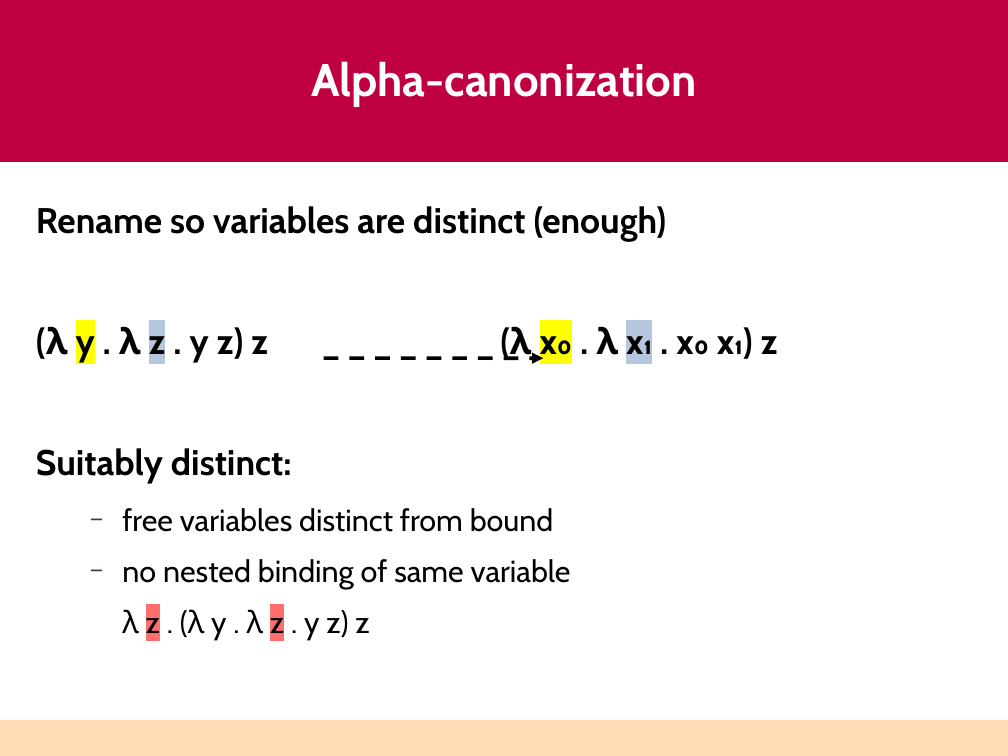
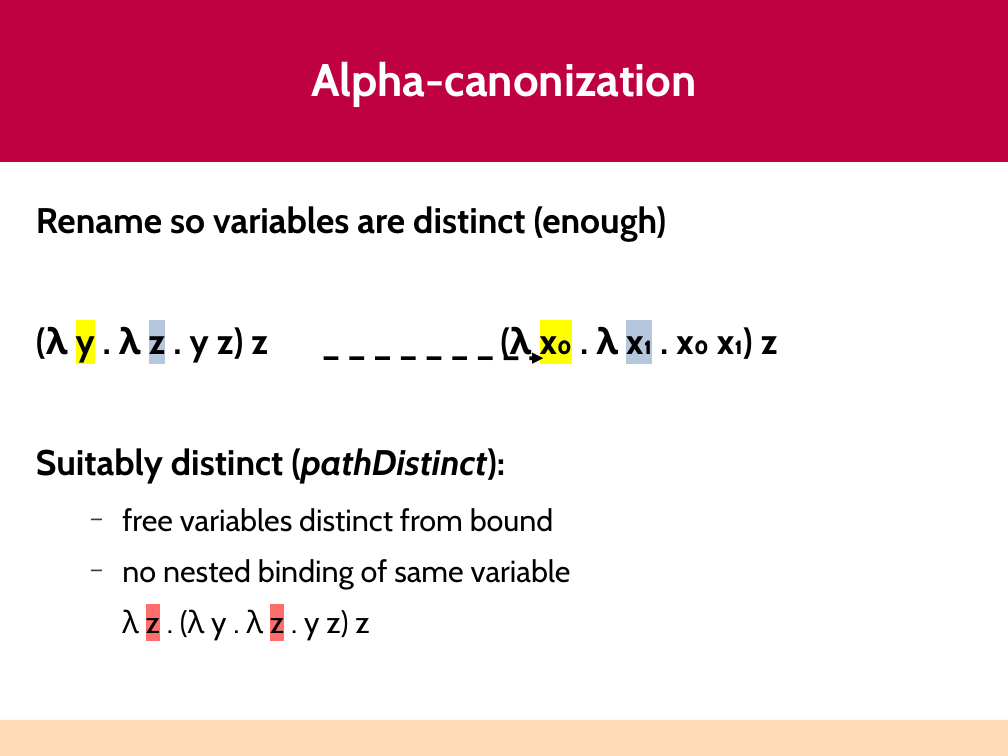
Before and after one commit to astump/explicit-alpha, a slide deck: slide 21 of talks/haskell-2026-lightning-talk/aaron-stump-haskell-2026.odp. Drawn at 1008x756 pixels with LibreOffice and Linux fonts; fonts in the diff are those of the drawing. Boxes give left, top, right and bottom in pixels: in the first picture for what was removed or moved away, otherwise in the second. Text is boxed around its words. In the diff, an @@ line names an element or a change of style, - is before the commit and + after.

```diff
--- a/talks/haskell-2026-lightning-talk/aaron-stump-haskell-2026.odp
+++ b/talks/haskell-2026-lightning-talk/aaron-stump-haskell-2026.odp
@@ text at (36,448,505,484): text changed @@
-Suitably distinct:
+Suitably distinct (pathDistinct):
```
Also in this commit, not shown: 6 other slides changed, 12 other files.
